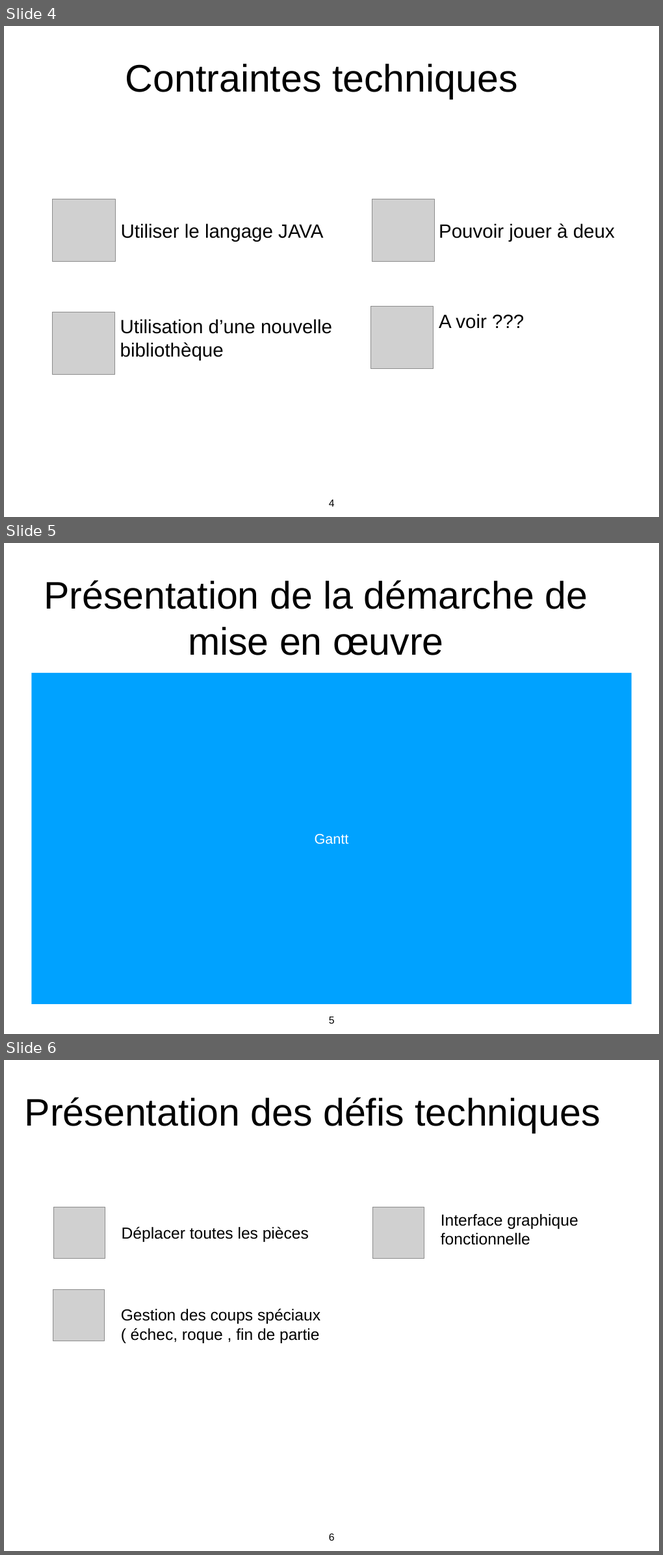
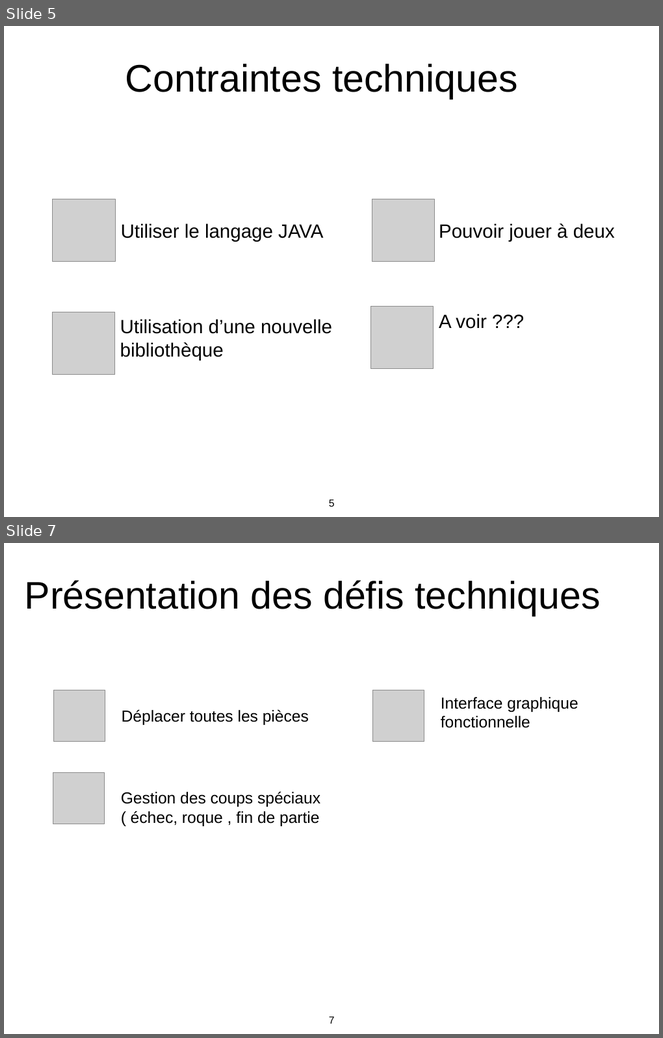
Before and after one commit to skwalala/jeu-d-echec, a slide deck: doc/diapo pour les bouseux.pptx. Shown one above the other, each under a label of ours: slides 4, 5 and 6 before the commit, slides 5 and 7 after it; the slides between them are not shown. The pictures are 663x1555 and 663x1038 pixels, drawn with LibreOffice and Linux fonts; fonts in the diff are those of the drawing; grey boxes stand for pictures. Boxes give left, top, right and bottom in pixels: in the first picture for what was removed or moved away, otherwise in the second. Text is boxed around its words. In the diff, an @@ line names an element or a change of style, - is before the commit and + after.

```diff
--- a/doc/diapo pour les bouseux.pptx
+++ b/doc/diapo pour les bouseux.pptx
@@ slide 5 removed at [4,543,659,1034], background #FFFFFF @@
@@ text removed at [44,580,588,655] @@
-Présentation de la démarche de mise en œuvre
@@ rectangle removed at [32,673,632,1005] @@
-Gantt
@@ page number removed at [329,1017,335,1024] @@
-  5
@@ what was slide 4 is now slide 5 @@
@@ page number at [329,500,335,507]: text changed @@
-  4
+  5
@@ what was slide 6 is now slide 7 @@
@@ page number at [329,1017,335,1024]: text changed @@
-  6
+  7
```
Also in this commit, not shown: 2 slides changed, 2 slides added, 7 other files.
